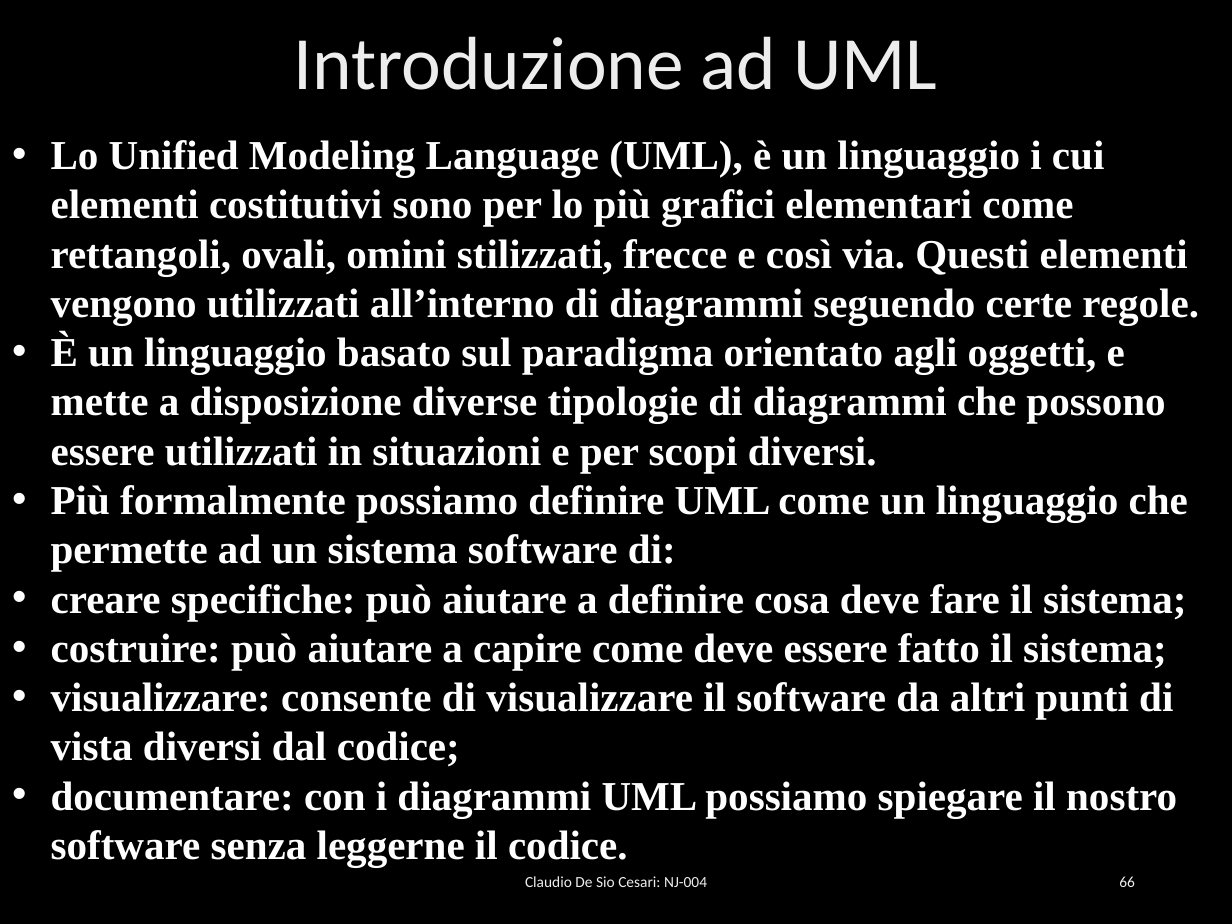
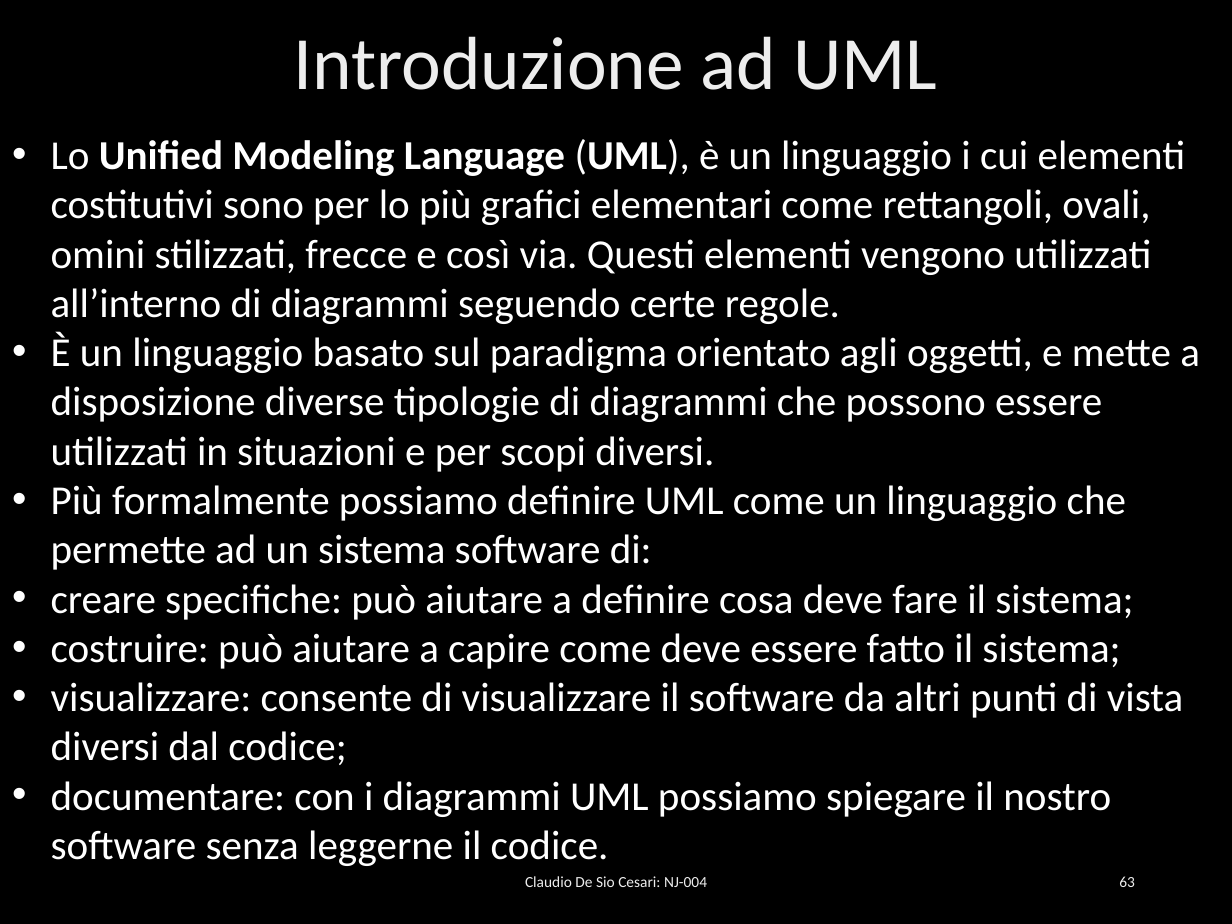
Before and after one commit to desioc/IlNuovoJavaSlides, a slide deck: slide 63 of NJ-004 - Operatori e gestione del flusso di esecuzione.pptx (slide 66 before the commit). Drawn at 1232x924 pixels with LibreOffice and Linux fonts; fonts in the diff are those of the drawing; background and template pictures are left out. Boxes give left, top, right and bottom in pixels: in the first picture for what was removed or moved away, otherwise in the second. Text is boxed around its words. In the diff, an @@ line names an element or a change of style, - is before the commit and + after.

```diff
--- a/NJ-004 - Operatori e gestione del flusso di esecuzione.pptx
+++ b/NJ-004 - Operatori e gestione del flusso di esecuzione.pptx
@@ text "Lo Unified Modeling Language (UML), ..." at [51,139,1200,866]: font Times New Roman to Calibri, bold off @@
@@ page number at [1119,876,1135,887]: text changed @@
-66
+63
```
Also in this commit, not shown: 30 other slides changed, 3 slides removed, 3 other files.
